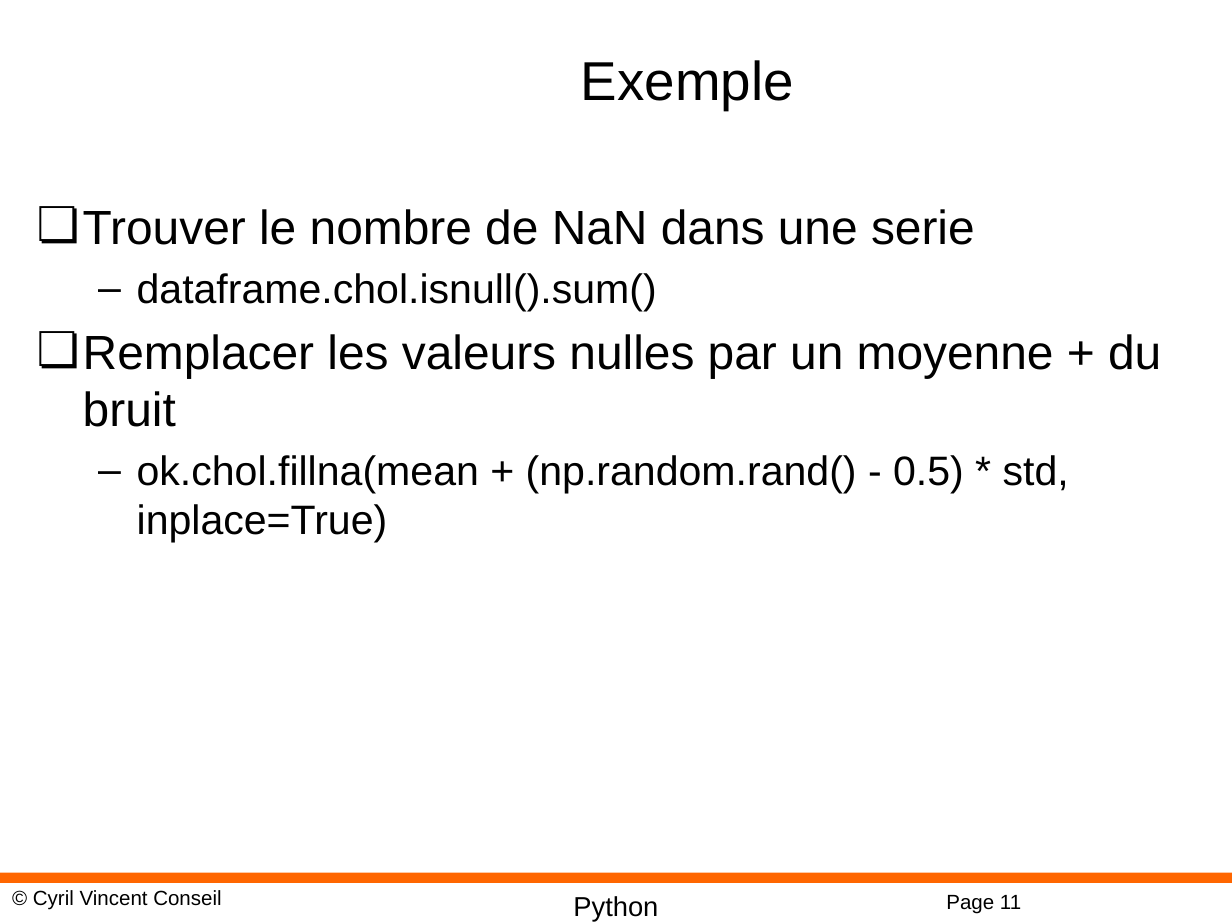
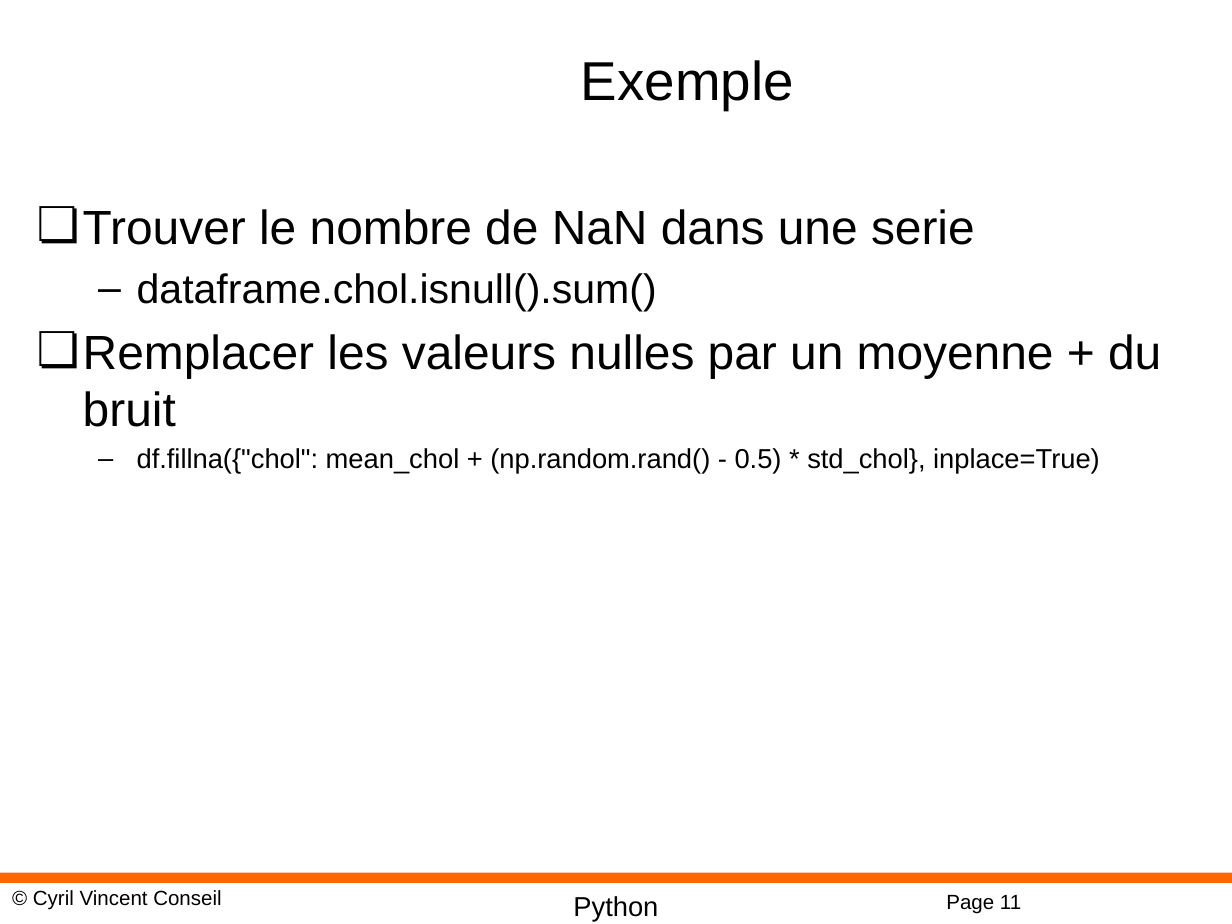
Before and after one commit to cyrilvincent/math, a slide deck: slide 11 of ppt/PythonMath11-Pandas.pptx. Drawn at 1232x924 pixels with LibreOffice and Linux fonts; fonts in the diff are those of the drawing; background and template pictures are left out. Boxes give left, top, right and bottom in pixels: in the first picture for what was removed or moved away, otherwise in the second. Text is boxed around its words. In the diff, an @@ line names an element or a change of style, - is before the commit and + after.

```diff
--- a/ppt/PythonMath11-Pandas.pptx
+++ b/ppt/PythonMath11-Pandas.pptx
@@ text at (x1=137, y1=448, x2=1100, y2=474): text changed; size 24 to 16 pt @@
-  – ok.chol.fillna(mean + (np.random.rand() - 0.5) * std, inplace=True)
+  – df.fillna({"chol": mean_chol + (np.random.rand() - 0.5) * std_chol}, inplace=True)
```
Also in this commit, not shown: 2 other files.
